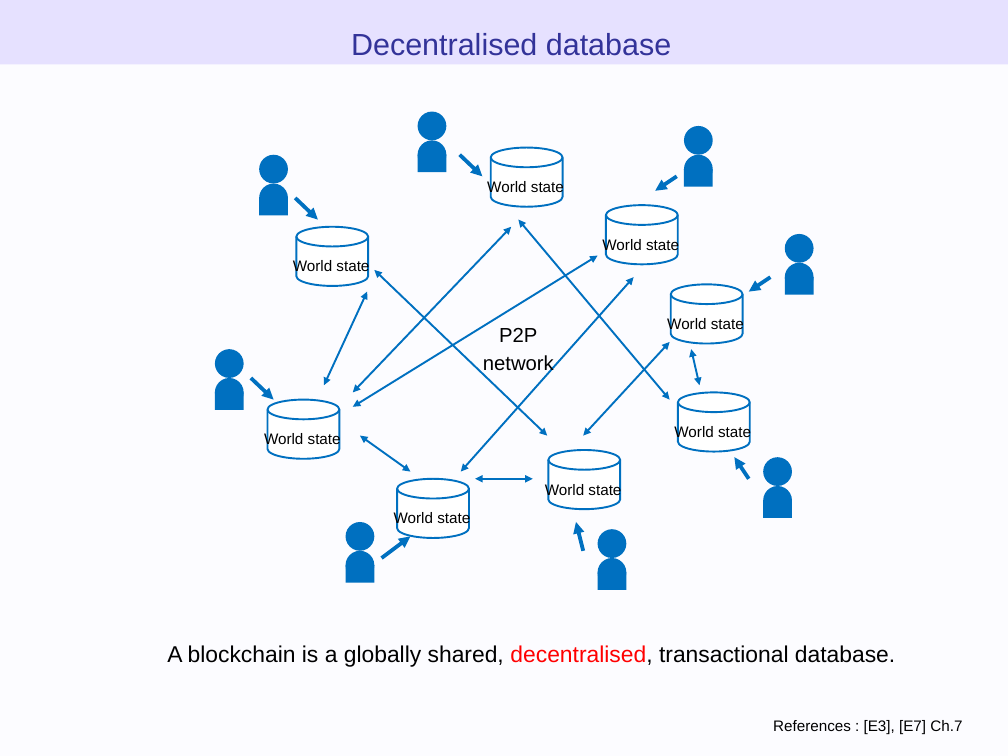
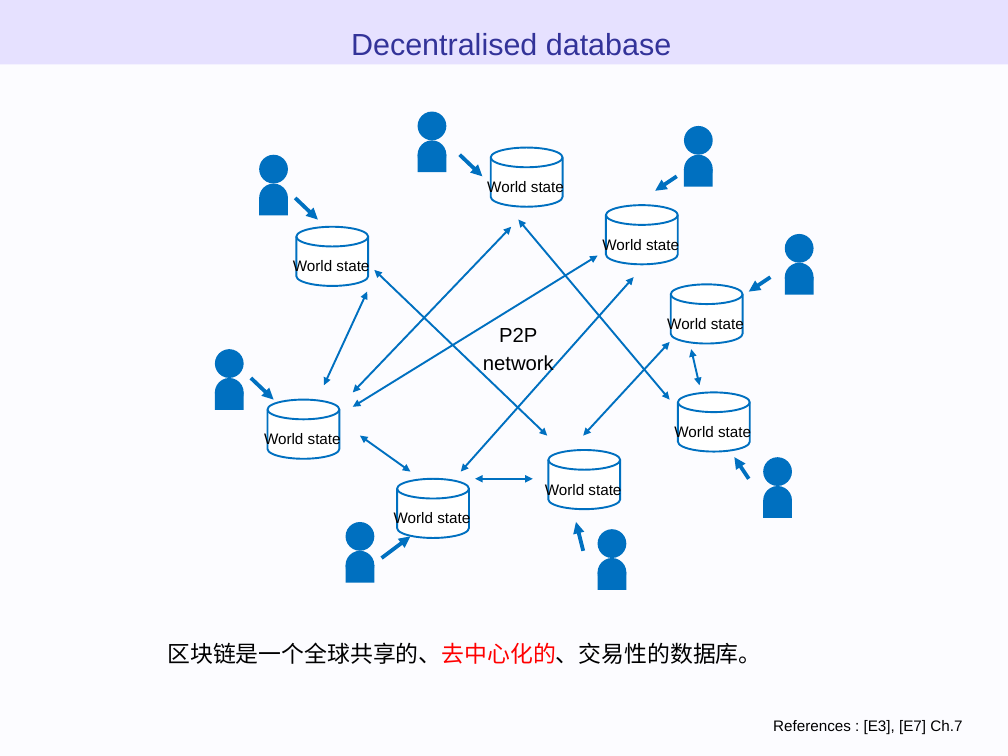
Before and after one commit to WTNO/Evm_Js_Learning, a slide deck: slide 35 of ethereum_evm_illustrated - 翻译.pptx. Drawn at 1008x756 pixels with LibreOffice and Linux fonts; fonts in the diff are those of the drawing. Boxes give left, top, right and bottom in pixels: in the first picture for what was removed or moved away, otherwise in the second. Text is boxed around its words. In the diff, an @@ line names an element or a change of style, - is before the commit and + after.

```diff
--- a/ethereum_evm_illustrated - 翻译.pptx
+++ b/ethereum_evm_illustrated - 翻译.pptx
@@ text at [167,642,761,664]: text changed @@
-A blockchain is a globally shared, decentralised, transactional database.
+区块链是一个全球共享的、去中心化的、交易性的数据库。
```
Also in this commit, not shown: 10 other slides changed.
